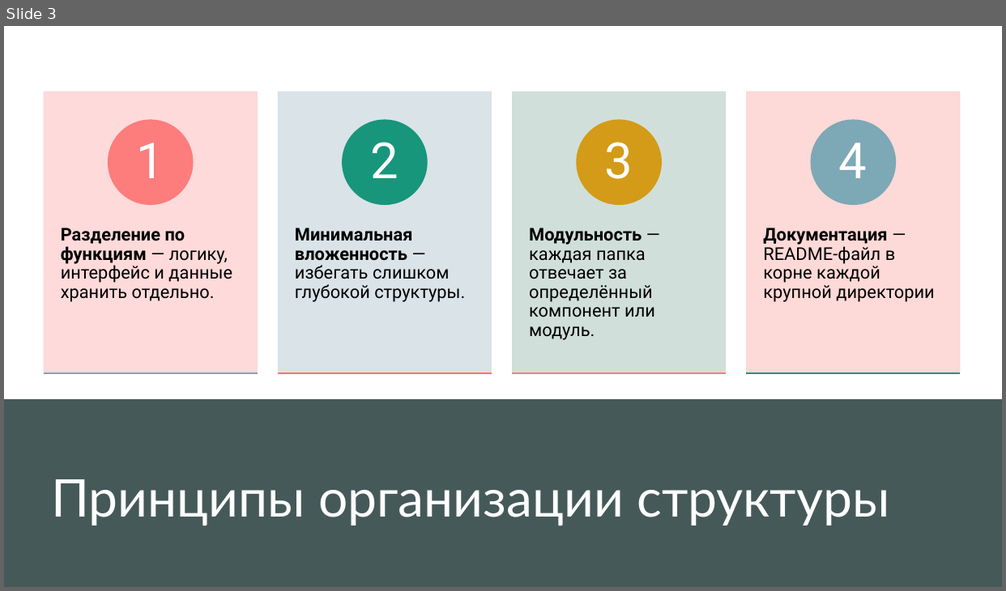
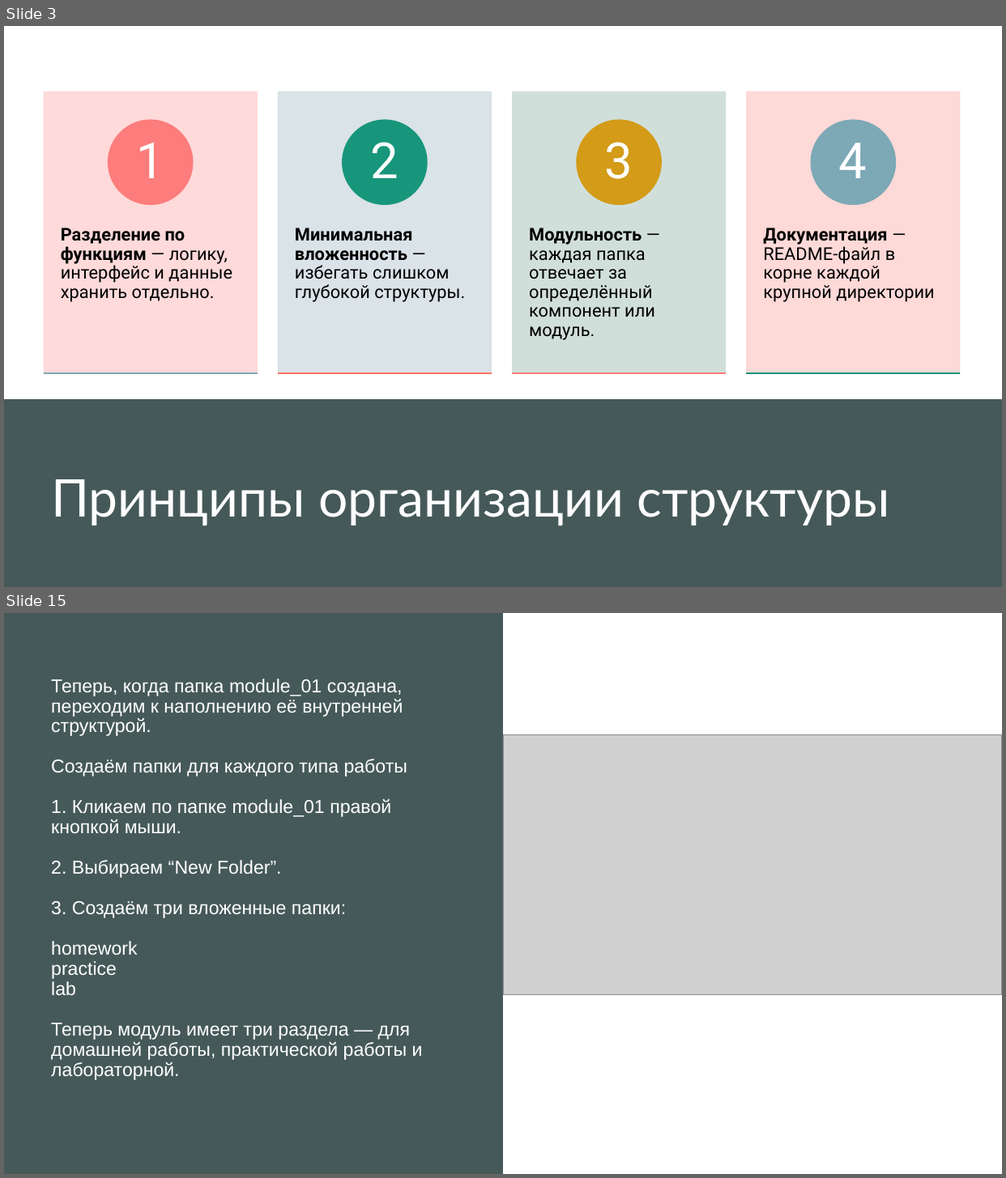
Before and after one commit to Alidedewf/application-design-patterns, a slide deck: шаблоны структура.pptx. Shown one above the other, each under a label of ours: slide 3 before the commit, slides 3 and 15 after it; the slides between them are not shown. The pictures are 1006x591 and 1006x1178 pixels, drawn with LibreOffice and Linux fonts; fonts in the diff are those of the drawing; grey boxes stand for pictures. Boxes give left, top, right and bottom in pixels: in the first picture for what was removed or moved away, otherwise in the second. Text is boxed around its words. In the diff, an @@ line names an element or a change of style, - is before the commit and + after.

```diff
--- a/шаблоны структура.pptx
+++ b/шаблоны структура.pptx
@@ slide 15 added at box(4, 613, 1002, 1174), background #FFFFFF; not listed: 1 template element that a slide beside it also shows @@
@@ rectangle added at box(4, 613, 1002, 1174), fill #FFFFFF @@
@@ rectangle added at box(4, 613, 503, 1174), fill #465959 @@
@@ title added at box(51, 679, 423, 1080), 18 pt, text #FFFFFF @@
+Теперь, когда папка module_01 создана, переходим к наполнению её внутренней структурой.
+Создаём папки для каждого типа работы
+1. Кликаем по папке module_01 правой кнопкой мыши.
+2. Выбираем “New Folder”.
+3. Создаём три вложенные папки:
+homework
+practice
+lab
+Теперь модуль имеет три раздела — для домашней работы, практической работы и лабораторной.
@@ picture added at box(503, 735, 1002, 995) @@
```
Also in this commit, not shown: 1 slide changed, 17 other slides added, 3 slides removed, 7 other files.
